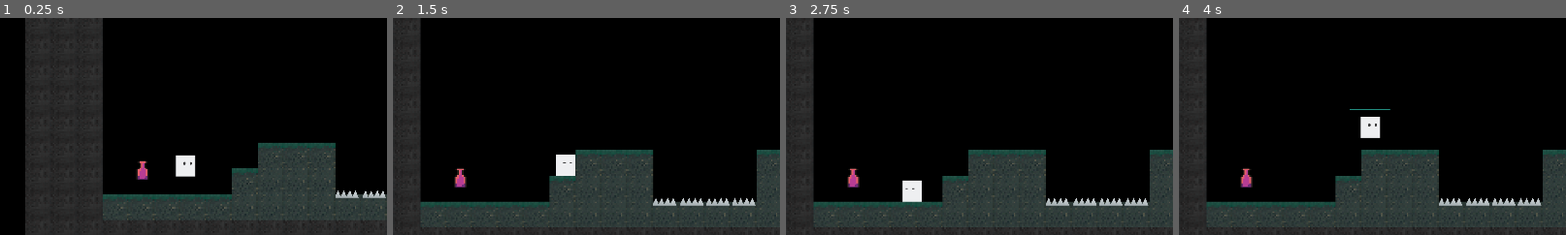
Above: before the commit, frames 1-4 (left to right).
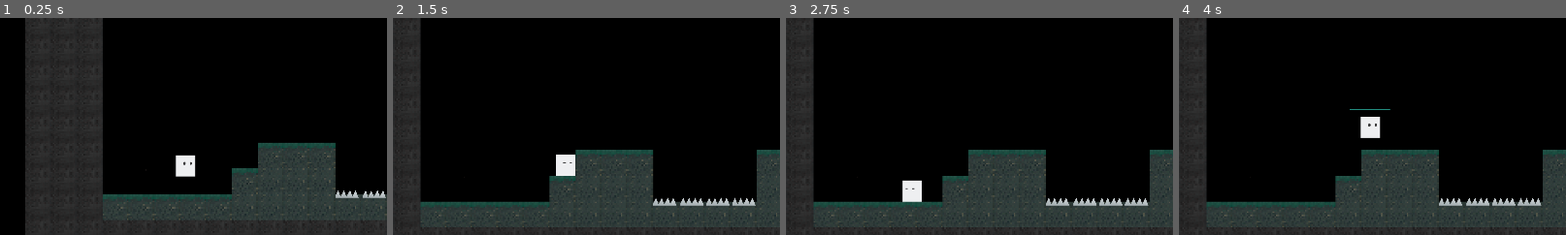
Above: after the commit, the same moments.

Repository: zilongshanren/DieForLiving
Game: Godot game, scene res://scenes/game.tscn
Same seed, same stepped clock (60 frames per second), same inputs: the game is played once before the commit and once after it.
Inputs:
- Up to frame 1 (0.25 s): no input
- Up to frame 2 (1.5 s): hold Right (move_right) from 0.53 s (still down); tap Space (jump) at 0.77 s
- Up to frame 3 (2.75 s): tap Space (jump) at 1.52 s; release Right (move_right) at 2.03 s; hold Left (move_left) from 2.03 s (still down)
- Up to frame 4 (4 s): release Left (move_left) at 2.78 s; hold Right (move_right) from 2.78 s (still down); tap Space (jump) at 3.02, 3.77 s
The pictures show only the part of the screen within x 0-50%, y 33-83%; the shares and areas given below are measured in that part.

The runs differ from the first frame. In frame 1, 0.2% of the frame differs, in the area x 35-39%, y 65-75%; in frame 2, 0.2%, in the area x 15-20%, y 69-79%; in frame 3, 0.2%; in frame 4, 0.2%.

Commit message:
Update born_point.tscn

Diff:
--- a/scenes/born_point.tscn
+++ b/scenes/born_point.tscn
@@ -7,5 +7,5 @@
 position = Vector2(0, 6)
 texture = ExtResource("1_704pw")
 region_enabled = true
-region_rect = Rect2(17.2438, 130.454, 14.1648, 11.9168)
+region_rect = Rect2(17.2438, 130.454, 4.00283, 2.27541)
 script = ExtResource("2_l5k8d")
